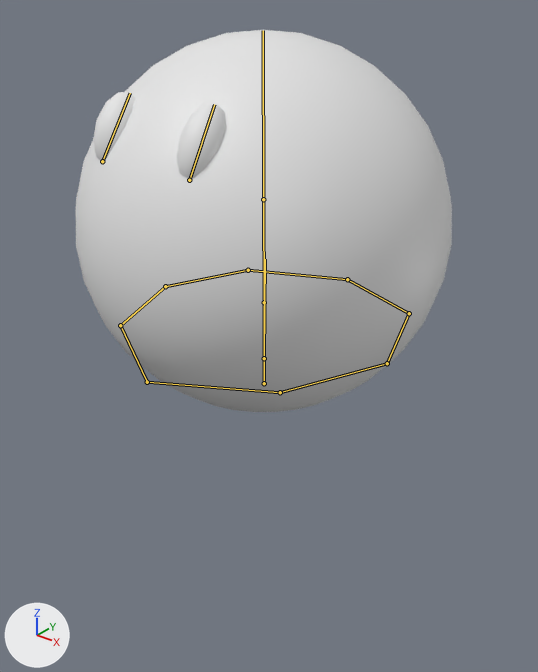
The Blender file Assets/3DModels/SlimeBase.blend, before and after one commit.
Both versions are drawn from a camera (50 mm lens) standing at (2.47, -3.04, 3.58) and looking at (-0.12, 0.19, 1.58). Lighting does not change. The marker at lower left points along +X, +Y and +Z. The bones that bend it are drawn over the model as lines.
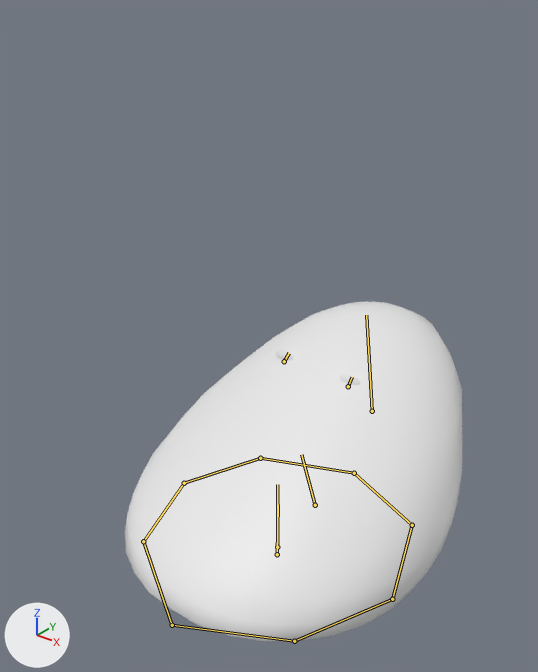
The newer file adds an action. The first version stands in its rest pose; the second is drawn at frame 7 of the action 'DefaultIdleWind3'.

What differs and where, as boxes [x1, y1, x2, y2] in the pictures (538 x 672 px):
'Sphere.001', posed (10% narrower, 11% shorter)
    before: [76, 30, 452, 412]
    after: [125, 302, 462, 642]
'Sphere.004', posed
    before: [176, 104, 226, 178]
    after: [339, 375, 361, 385]
'Sphere.003', posed
    before: [93, 92, 136, 161]
    after: [276, 351, 294, 360]
bone 'Base', root to tip
    before: (264, 383) to (264, 302)
    after: (277, 547) to (277, 484)
bone 'Middle', root to tip
    before: (264, 302) to (263, 199)
    after: (315, 505) to (301, 454)
bone 'HeadTop', root to tip
    before: (263, 199) to (263, 30)
    after: (372, 411) to (366, 315)
bone 'L.Eye', root to tip
    before: (189, 180) to (214, 104)
    after: (348, 386) to (352, 377)
bone 'R.Eye', root to tip
    before: (102, 161) to (130, 93)
    after: (284, 361) to (289, 353)
bone 'Ring.008', root to tip
    before: (264, 358) to (265, 259)
    after: (277, 554) to (278, 504)

The change, as a diff of the scene's bpy script:
```diff
--- a/Assets/3DModels/SlimeBase.blend.py
+++ b/Assets/3DModels/SlimeBase.blend.py
@@ bone_base @@
 bone_base = bpy.data.objects['Armature'].pose.bones['Base']
-bone_base.location = (0.0, 0.0, 0.0)
+bone_base.location = (0.0, -1.36, -0.138)
@@ bone_middle @@
 bone_middle = bpy.data.objects['Armature'].pose.bones['Middle']  # child of 'Base'
-bone_middle.location = (0.0, 0.0, 0.0)
-bone_middle.rotation_quaternion = (1.0, 0.0, 0.0, 0.0)  # degrees (0, 0, 0)
+bone_middle.location = (0.0, -0.448, -0.445)
+bone_middle.rotation_quaternion = (0.985, 0.171, 0.002, -0.013)  # degrees (20, 1, -1)
@@ bone_headtop @@
 bone_headtop = bpy.data.objects['Armature'].pose.bones['HeadTop']  # child of 'Middle'
-bone_headtop.location = (0.0, 0.0, 0.0)
-bone_headtop.rotation_quaternion = (1.0, 0.0, 0.0, 0.0)  # degrees (0, 0, 0)
+bone_headtop.location = (0.009, -0.401, -0.829)
+bone_headtop.rotation_quaternion = (0.992, -0.113, -0.033, 0.043)  # degrees (-13, -3, 5)
@@ bone_l_eye @@
 bone_l_eye = bpy.data.objects['Armature'].pose.bones['L.Eye']  # child of 'HeadTop'
-bone_l_eye.location = (0.0, 0.0, 0.0)
-bone_l_eye.rotation_quaternion = (1.0, 0.0, 0.0, 0.0)  # degrees (0, 0, 0)
-bone_l_eye.scale = (1.0, 1.0, 1.0)
+bone_l_eye.location = (0.019, 0.412, -0.011)
+bone_l_eye.rotation_quaternion = (0.982, -0.187, 0.009, 0.017)  # degrees (-22, 1, 2)
+bone_l_eye.scale = (0.99, 0.21, 0.69)
@@ bone_r_eye @@
 bone_r_eye = bpy.data.objects['Armature'].pose.bones['R.Eye']  # child of 'HeadTop'
-bone_r_eye.location = (0.0, 0.0, 0.0)
-bone_r_eye.rotation_quaternion = (1.0, 0.0, 0.0, 0.0)  # degrees (0, 0, 0)
-bone_r_eye.scale = (1.0, 1.0, 1.0)
+bone_r_eye.location = (-0.016, 0.42, -0.001)
+bone_r_eye.rotation_quaternion = (0.982, -0.187, -0.007, 0.017)  # degrees (-22, 0, 2)
+bone_r_eye.scale = (1.0, 0.2, 0.69)
@@ bone_ring_008 @@
 bone_ring_008 = bpy.data.objects['Armature'].pose.bones['Ring.008']  # child of 'Base'
-bone_ring_008.location = (0.0, 0.0, 0.0)
-bone_ring_008.scale = (1.0, 1.0, 1.0)
+bone_ring_008.location = (-0.006, -0.233, 0.0)
+bone_ring_008.scale = (1.11, 0.69, 1.11)
```
